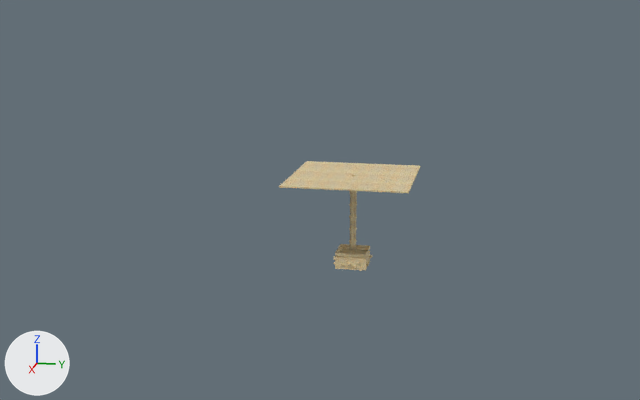
The FBX model Assets/Models/trappe.fbx as it was, and as the next commit left it.
Rendered twice from a 50 mm camera at (366.0, 59.0, 80.0) aimed at (1.0, -14.0, -11.0). Arrows for +X, +Y and +Z are at lower left; the lights stay in place. Where no turn or scale is listed for an object, it has been applied to the vertices. Vertices at the same position are counted once.
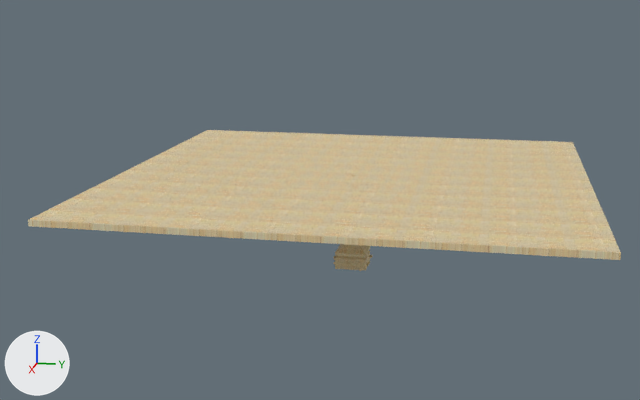
Commit message: trappe : fix to geomtery

Where the change shows, as pixel boxes (x1, y1, x2, y2) in the pictures (640 x 400 px):
'Cube.002', reshaped (318% wider, 297% taller)
    before: (279, 161, 420, 193)
    after: (28, 130, 621, 260)
part 1 of me_cube_002, built on
    before: (279, 168, 420, 193)
    after: (28, 130, 621, 260)

What the commit changed:
me_cube_002 is used by ob_cube_002; location (0.0, 0.0, 0.0).
me_cube_002 had 16 vertices, 16 faces and spanned x -26.2..26.2, y -26.2..26.2, z -0.3..0.3.
me_cube_002 now has 24 vertices, 24 faces and spans x -97.3..97.3, y -97.3..97.3, z -1.1..1.1.
Part 1, on me_cube_002:
4 faces are deleted.
8 vertices are added at x -97.3..97.3, y -97.3..97.3, z -1.1..1.1.
12 new faces join them.
